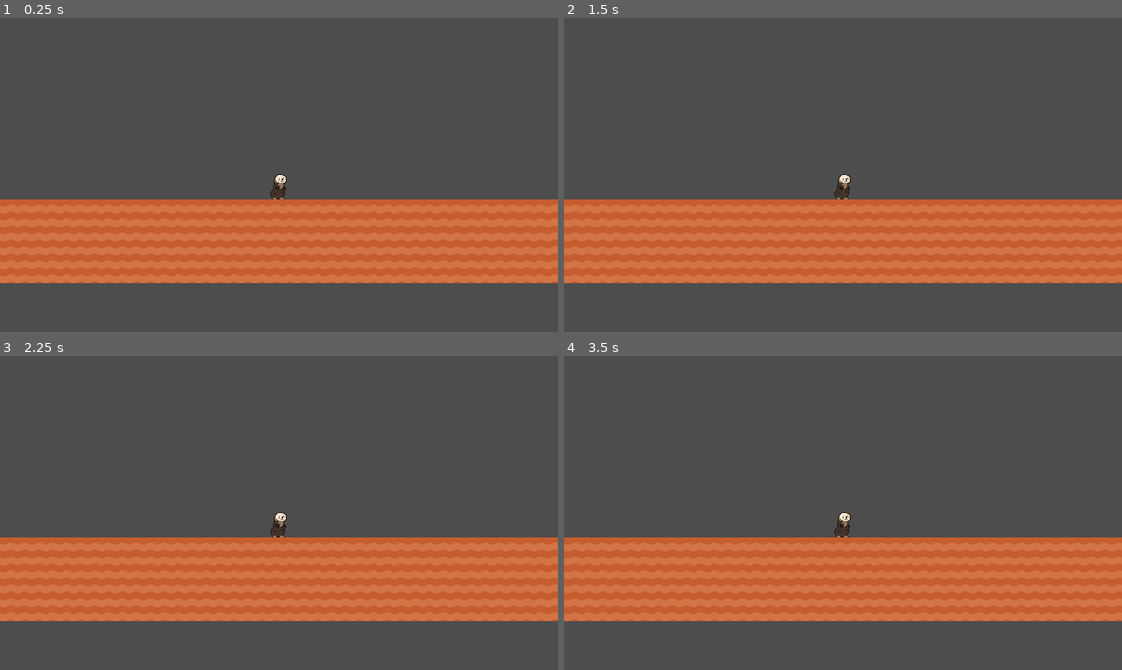
Above: before the commit, frames 1-4 (two rows, left to right).
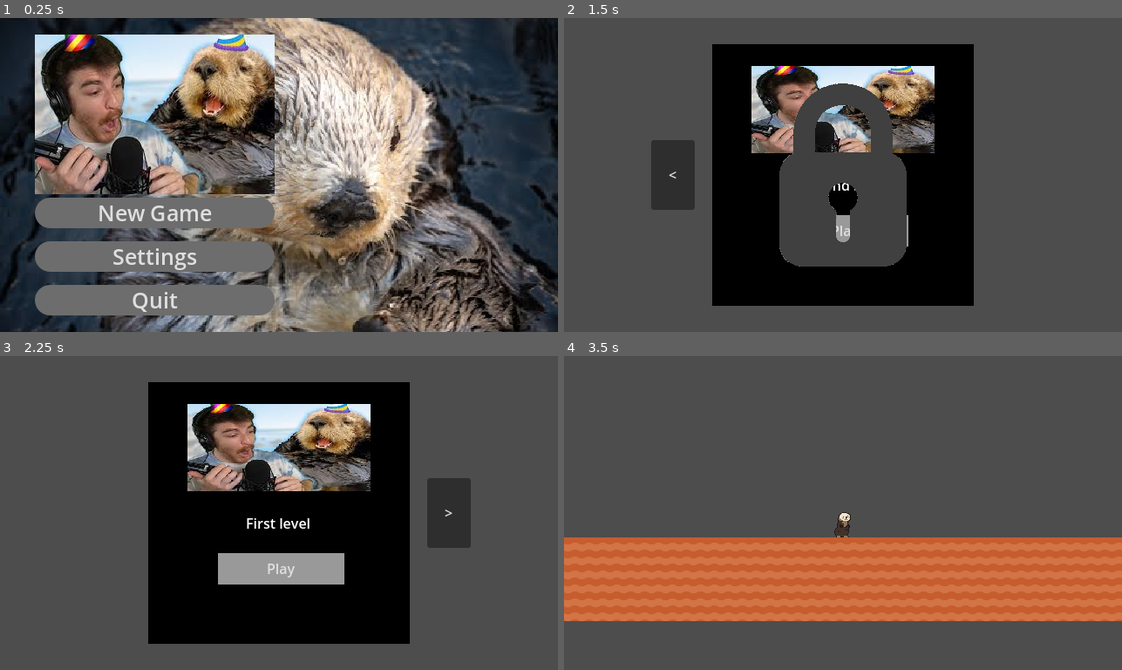
Above: after the commit, the same moments.

Repository: Longliverosa/longliverosa-game
Game: Godot game, scene res://Scenes/Menu/main_menu.tscn
Same seed, same stepped clock (60 frames per second), same inputs: the game is played once before the commit and once after it. Before the commit the project starts from res://Scenes/Levels/game_scene.tscn.
Inputs (mouse positions are in pixels of both pictures, inside the frame that each line leads up to):
- Up to frame 1 (0.25 s): no input
- Up to frame 2 (1.5 s): click (720, 212) at 0.5 s, where only the run after the commit has a clickable "New Game"; click (1010, 175) at 1.25 s, where only the run after the commit has a clickable ">"
- Up to frame 3 (2.25 s): click (111, 513) at 2 s, where only the run after the commit has a clickable "<"
- Up to frame 4 (3.5 s): click (843, 569) at 2.75 s, where only the run after the commit has a clickable "Play"

The runs differ from the first frame. In frame 1, 94% of the frame differs, in the area x 0-100%, y 0-100%; in frame 2, 49%; in frame 3, 54%; in frame 4, nothing differs.

Commit message:
Add: Auto generate level select

Diff:
--- a/Autoloads/level_loader.gd
+++ b/Autoloads/level_loader.gd
@@ -2,7 +2,7 @@
 
 enum Difficulty { EASY, NORMAL, HARD }
 
-var all_levels : Array[Node2D] = []
+var all_levels : Array[LevelBase] = []
 
 func _ready() -> void:
 	load_levels()
@@ -11,7 +11,7 @@
 func load_levels():
 	for file in get_all_file_paths("res://Scenes/Levels"):
 		var level = load(file)
-		if(level is Node2D):
+		if(level is LevelBase):
 			all_levels.append(level)
 
 func get_all_file_paths(path: String) -> Array[String]:
--- /dev/null
+++ b/Scenes/Levels/Level1.tres
@@ -0,0 +1,14 @@
+[gd_resource type="Resource" script_class="LevelBase" load_steps=4 format=3 uid="uid://xsm08xt82ivp"]
+
+[ext_resource type="Texture2D" uid="uid://yq8rtoqp7yvl" path="res://Sprites/DougDougRosa.png" id="1_lx3b7"]
+[ext_resource type="PackedScene" uid="uid://bq6oq5v2mk5ay" path="res://Scenes/Levels/game_scene.tscn" id="1_yheis"]
+[ext_resource type="Script" uid="uid://ijd7s5ydo7go" path="res://Scripts/level_base.gd" id="3_p8m1a"]
+
+[resource]
+script = ExtResource("3_p8m1a")
+name = "First level"
+order = 0
+depends_on = -1
+scene = ExtResource("1_yheis")
+icon = ExtResource("1_lx3b7")
+metadata/_custom_type_script = "uid://ijd7s5ydo7go"
--- /dev/null
+++ b/Scenes/Levels/Level2.tres
@@ -0,0 +1,12 @@
+[gd_resource type="Resource" script_class="LevelBase" load_steps=3 format=3 uid="uid://cseyudjbi357f"]
+
+[ext_resource type="Texture2D" uid="uid://yq8rtoqp7yvl" path="res://Sprites/DougDougRosa.png" id="1_u8a4e"]
+[ext_resource type="Script" uid="uid://ijd7s5ydo7go" path="res://Scripts/level_base.gd" id="2_85pgh"]
+
+[resource]
+script = ExtResource("2_85pgh")
+name = "Second level"
+order = 1
+depends_on = 0
+icon = ExtResource("1_u8a4e")
+metadata/_custom_type_script = "uid://ijd7s5ydo7go"
--- /dev/null
+++ b/Scenes/Menu/choose_level.tscn
@@ -0,0 +1,95 @@
+[gd_scene load_steps=7 format=3 uid="uid://4vjk881onlb1"]
+
+[ext_resource type="Script" uid="uid://ba35hlsyfcm6k" path="res://Scripts/choose_level.gd" id="1_1tlw4"]
+[ext_resource type="Texture2D" uid="uid://yq8rtoqp7yvl" path="res://Sprites/DougDougRosa.png" id="1_p3w3h"]
+[ext_resource type="Texture2D" uid="uid://c287xer5dkn46" path="res://Sprites/LockIcon.png" id="3_m4o1t"]
+
+[sub_resource type="Gradient" id="Gradient_1tlw4"]
+colors = PackedColorArray(0, 0, 0, 1, 0, 0, 0, 1)
+
+[sub_resource type="GradientTexture1D" id="GradientTexture1D_m4o1t"]
+gradient = SubResource("Gradient_1tlw4")
+
+[sub_resource type="StyleBoxFlat" id="StyleBoxFlat_m4o1t"]
+
+[node name="Level" type="Control"]
+layout_mode = 3
+anchors_preset = 15
+anchor_right = 1.0
+anchor_bottom = 1.0
+grow_horizontal = 2
+grow_vertical = 2
+script = ExtResource("1_1tlw4")
+
+[node name="PreviousLevel" type="Button" parent="."]
+unique_name_in_owner = true
+layout_mode = 0
+offset_left = 100.0
+offset_top = 140.0
+offset_right = 150.0
+offset_bottom = 220.0
+text = "<"
+
+[node name="NextLevel" type="Button" parent="."]
+unique_name_in_owner = true
+layout_mode = 0
+offset_left = 490.0
+offset_top = 140.0
+offset_right = 540.0
+offset_bottom = 220.0
+text = ">"
+
+[node name="LevelInfo" type="Control" parent="."]
+anchors_preset = 0
+offset_right = 40.0
+offset_bottom = 40.0
+
+[node name="Background" type="TextureRect" parent="LevelInfo"]
+layout_mode = 0
+offset_left = 170.0
+offset_top = 30.0
+offset_right = 470.0
+offset_bottom = 330.0
+texture = SubResource("GradientTexture1D_m4o1t")
+
+[node name="LevelIcon" type="TextureRect" parent="LevelInfo/Background"]
+unique_name_in_owner = true
+layout_mode = 0
+offset_left = 45.0
+offset_top = 25.0
+offset_right = 255.0
+offset_bottom = 125.0
+texture = ExtResource("1_p3w3h")
+expand_mode = 1
+
+[node name="LevelName" type="RichTextLabel" parent="LevelInfo/Background"]
+unique_name_in_owner = true
+layout_mode = 0
+offset_left = 45.0
+offset_top = 150.0
+offset_right = 255.0
+offset_bottom = 180.0
+text = "1. The first level"
+scroll_active = false
+horizontal_alignment = 1
+
+[node name="PlayCurrentLevel" type="Button" parent="LevelInfo/Background"]
+layout_mode = 0
+offset_left = 80.0
+offset_top = 196.0
+offset_right = 225.0
+offset_bottom = 232.0
+theme_override_styles/normal = SubResource("StyleBoxFlat_m4o1t")
+text = "Play"
+
+[node name="LevelLocked" type="TextureRect" parent="LevelInfo/Background"]
+unique_name_in_owner = true
+layout_mode = 0
+offset_right = 300.0
+offset_bottom = 300.0
+texture = ExtResource("3_m4o1t")
+expand_mode = 1
+
+[connection signal="pressed" from="PreviousLevel" to="." method="_on_previous_level_pressed"]
+[connection signal="pressed" from="NextLevel" to="." method="_on_next_level_pressed"]
+[connection signal="pressed" from="LevelInfo/Background/PlayCurrentLevel" to="." method="_on_play_current_level_pressed"]
--- a/Scenes/main_menu.tscn
+++ b/Scenes/Menu/main_menu.tscn
@@ -1,7 +1,10 @@
-[gd_scene load_steps=4 format=3 uid="uid://ccpe61iq4yldp"]
+[gd_scene load_steps=7 format=3 uid="uid://ccpe61iq4yldp"]
 
 [ext_resource type="Texture2D" uid="uid://bnjnmrn4swjda" path="res://Sprites/RosaLooking.png" id="1_jcge5"]
+[ext_resource type="Script" uid="uid://b3p8cfk3vw7g0" path="res://Scripts/main_menu.gd" id="2_1ehe0"]
 [ext_resource type="Texture2D" uid="uid://yq8rtoqp7yvl" path="res://Sprites/DougDougRosa.png" id="2_1ttjw"]
+[ext_resource type="PackedScene" uid="uid://4vjk881onlb1" path="res://Scenes/Menu/choose_level.tscn" id="3_n45e2"]
+[ext_resource type="PackedScene" uid="uid://cfxwk5psql6q8" path="res://Scenes/Menu/settings.tscn" id="4_opfnp"]
 
 [sub_resource type="StyleBoxFlat" id="StyleBoxFlat_kr3tp"]
 bg_color = Color(0.427493, 0.427493, 0.427493, 1)
@@ -18,20 +21,20 @@
 grow_vertical = 2
 texture = ExtResource("1_jcge5")
 expand_mode = 2
+script = ExtResource("2_1ehe0")
+NEW_GAME_SCENE = ExtResource("3_n45e2")
+SETTINGS_SCENE = ExtResource("4_opfnp")
 
 [node name="MarginContainer" type="MarginContainer" parent="."]
 layout_mode = 1
 anchors_preset = 15
 anchor_right = 1.0
 anchor_bottom = 1.0
-offset_top = -35.0
-offset_bottom = 35.0
 grow_horizontal = 2
 grow_vertical = 2
 theme_override_constants/margin_left = 40
-theme_override_constants/margin_top = 80
-theme_override_constants/margin_right = 120
-theme_override_constants/margin_bottom = 80
+theme_override_constants/margin_top = 50
+theme_override_constants/margin_bottom = 50
 
 [node name="HBoxContainer" type="HBoxContainer" parent="MarginContainer"]
 layout_mode = 2
@@ -46,29 +49,33 @@
 [node name="MenuOptions" type="VBoxContainer" parent="MarginContainer/HBoxContainer/VBoxContainer"]
 layout_mode = 2
 size_flags_vertical = 3
-theme_override_constants/separation = 30
+theme_override_constants/separation = 15
 alignment = 1
 
-[node name="Button" type="Button" parent="MarginContainer/HBoxContainer/VBoxContainer/MenuOptions"]
+[node name="NewGame" type="Button" parent="MarginContainer/HBoxContainer/VBoxContainer/MenuOptions"]
 layout_mode = 2
 theme_override_constants/outline_size = 0
-theme_override_font_sizes/font_size = 35
+theme_override_font_sizes/font_size = 25
 theme_override_styles/normal = SubResource("StyleBoxFlat_kr3tp")
 text = "New Game"
 
-[node name="Button2" type="Button" parent="MarginContainer/HBoxContainer/VBoxContainer/MenuOptions"]
+[node name="Settings" type="Button" parent="MarginContainer/HBoxContainer/VBoxContainer/MenuOptions"]
 layout_mode = 2
 theme_override_constants/outline_size = 0
-theme_override_font_sizes/font_size = 35
+theme_override_font_sizes/font_size = 25
 theme_override_styles/normal = SubResource("StyleBoxFlat_kr3tp")
 text = "Settings"
 
-[node name="Button3" type="Button" parent="MarginContainer/HBoxContainer/VBoxContainer/MenuOptions"]
+[node name="Quit" type="Button" parent="MarginContainer/HBoxContainer/VBoxContainer/MenuOptions"]
 layout_mode = 2
 theme_override_constants/outline_size = 0
-theme_override_font_sizes/font_size = 35
+theme_override_font_sizes/font_size = 25
 theme_override_styles/normal = SubResource("StyleBoxFlat_kr3tp")
 text = "Quit"
 
 [node name="CenterContainer" type="CenterContainer" parent="MarginContainer/HBoxContainer"]
 layout_mode = 2
+
+[connection signal="pressed" from="MarginContainer/HBoxContainer/VBoxContainer/MenuOptions/NewGame" to="." method="_on_new_game_pressed"]
+[connection signal="pressed" from="MarginContainer/HBoxContainer/VBoxContainer/MenuOptions/Settings" to="." method="_on_settings_pressed"]
+[connection signal="pressed" from="MarginContainer/HBoxContainer/VBoxContainer/MenuOptions/Quit" to="." method="_on_quit_pressed"]
--- /dev/null
+++ b/Scenes/Menu/settings.tscn
@@ -0,0 +1,9 @@
+[gd_scene format=3 uid="uid://cfxwk5psql6q8"]
+
+[node name="Settings" type="Control"]
+layout_mode = 3
+anchors_preset = 15
+anchor_right = 1.0
+anchor_bottom = 1.0
+grow_horizontal = 2
+grow_vertical = 2
--- /dev/null
+++ b/Scripts/choose_level.gd
@@ -0,0 +1,46 @@
+extends Control
+
+var levels : Array[LevelBase] = []
+var current_level : LevelBase
+var current_level_index : int = 0
+
+@onready var previous_button = %PreviousLevel
+@onready var next_button = %NextLevel
+@onready var level_locked = %LevelLocked
+@onready var level_name : RichTextLabel = %LevelName
+@onready var level_icon : TextureRect = %LevelIcon
+
+
+func _ready() -> void:
+	levels = LevelLoader.all_levels.duplicate()
+	for level in levels.filter(func(level): return level.depends_on != -1):
+		var depend_on_index = levels.find_custom(func(other): return other.order == level.depends_on)
+		if depend_on_index != -1 and !levels[depend_on_index].completed:
+			level.locked = true
+	current_level = levels[current_level_index]
+	previous_button.visible = current_level_index != 0
+	set_information_for_current_level()
+
+
+func set_information_for_current_level():
+	level_locked.visible = current_level.locked
+	level_name.text = current_level.name
+	level_icon.texture = current_level.icon
+
+func _on_play_current_level_pressed() -> void:
+	get_tree().change_scene_to_packed(current_level.scene)
+
+func _on_previous_level_pressed() -> void:
+	current_level_index = current_level_index - 1
+	current_level = levels[current_level_index]
+	previous_button.visible = current_level_index != 0
+	next_button.visible = current_level_index != levels.size() - 1
+	set_information_for_current_level()
+
+
+func _on_next_level_pressed() -> void:
+	current_level_index = current_level_index + 1
+	current_level = levels[current_level_index]
+	previous_button.visible = current_level_index != 0
+	next_button.visible = current_level_index != levels.size() - 1
+	set_information_for_current_level()
--- /dev/null
+++ b/Scripts/level_base.gd
@@ -0,0 +1,11 @@
+extends Resource
+class_name LevelBase
+
+@export var name : String = ""
+@export var order : int = 0
+@export var depends_on : int = -1
+@export var scene : PackedScene
+@export var icon : Texture2D
+
+var locked : bool = false
+var completed : bool = false
--- /dev/null
+++ b/Scripts/main_menu.gd
@@ -0,0 +1,16 @@
+extends TextureRect
+
+@export var NEW_GAME_SCENE : PackedScene
+@export var SETTINGS_SCENE : PackedScene
+
+
+func _on_new_game_pressed() -> void:
+	get_tree().change_scene_to_packed(NEW_GAME_SCENE)
+
+
+func _on_settings_pressed() -> void:
+	get_tree().change_scene_to_packed(SETTINGS_SCENE)
+
+
+func _on_quit_pressed() -> void:
+	get_tree().quit()
--- a/project.godot
+++ b/project.godot
@@ -13,7 +13,7 @@
 config/name="LongLiveRosa"
 config/description="A game project by a community of influencer/streamer DougDoug for honouring the life and legacy of Rosa the sea otter from the Monterey Bay Aquarium. (Not officially associated with DougDoug, the Monterey Bay Aquarium or any other organization)"
 config/version="a0.0.1"
-run/main_scene="res://Scenes/Levels/game_scene.tscn"
+run/main_scene="uid://ccpe61iq4yldp"
 config/features=PackedStringArray("4.4", "Forward Plus")
 config/icon="uid://c4lble5jebjuf"
 
Not shown, added: Scripts/choose_level.gd.uid
Not shown, added: Scripts/level_base.gd.uid
Not shown, added: Scripts/main_menu.gd.uid
Binary file added: Sprites/LockIcon.png
Not shown, added: Sprites/LockIcon.png.import
